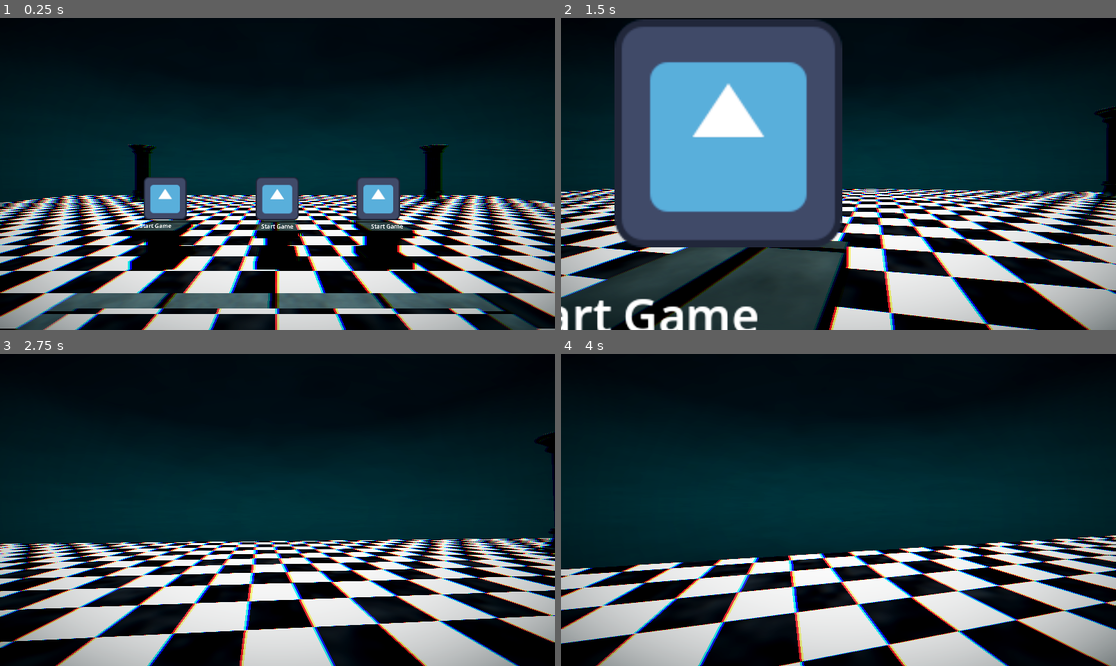
Above: before the commit, frames 1-4 (two rows, left to right).
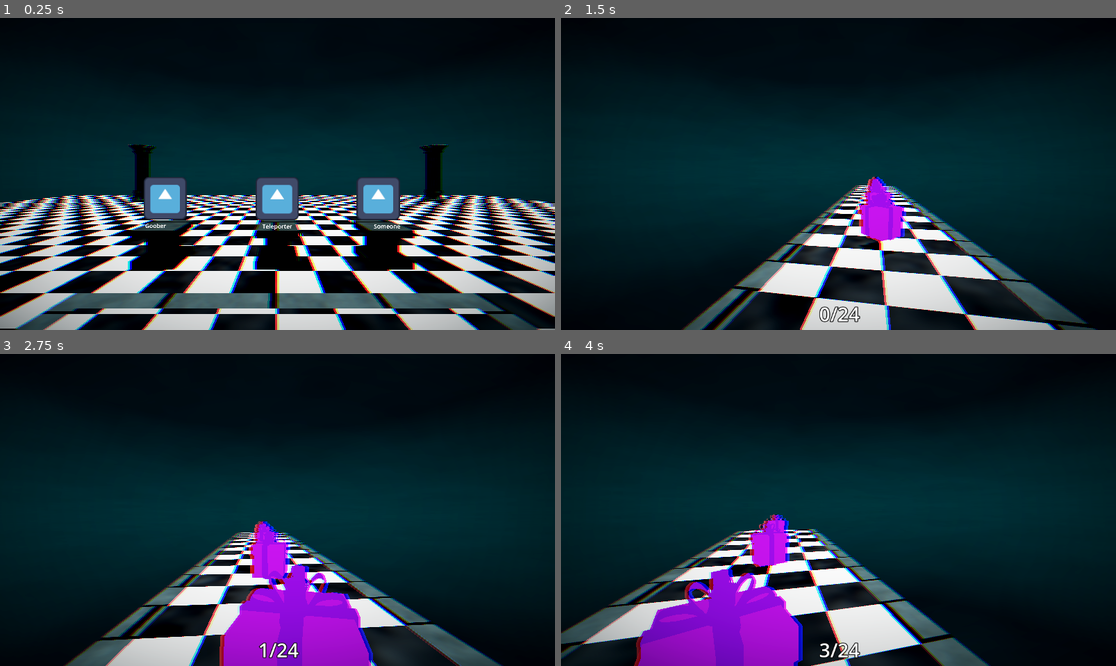
Above: after the commit, the same moments.

Repository: moonwavestudios/Voidscape
Game: Godot game, scene res://main.tscn
Two runs of this game, one before a commit and one after it. Both use one fixed random seed, a clock stepped at 60 frames per second and the inputs below. The engine's default icon, where the game draws it, is replaced by a stand-in: a white triangle on a blue panel in a dark square.
Inputs (mouse positions are in pixels of both pictures, inside the frame that each line leads up to):
- Up to frame 1 (0.25 s): no input
- Up to frame 2 (1.5 s): tap Enter (ui_accept) at 0.5, 0.77 s; move the mouse to (866, 174) at 0.52 s; hold Up (ui_up) from 0.53 s (still down); tap E (dash) at 0.6 s; tap F (interact) at 1.25, 1.35 s; move the mouse to (810, 174) at 1.27 s
- Up to frame 3 (2.75 s): keep holding Up (ui_up); tap Enter (ui_accept) at 1.52 s; tap F (interact) at 2 s; move the mouse to (288, 503) at 2.02 s; tap E (dash) at 2.1 s
- Up to frame 4 (4 s): keep holding Up (ui_up); move the mouse to (832, 516) at 2.77 s; tap F (interact) at 2.85 s; tap Enter (ui_accept) at 3.02, 3.77 s; move the mouse to (877, 513) at 3.52 s; tap E (dash) at 3.6 s

The runs differ from the first frame. In frame 1, 0.1% of the frame differs, in the area x 25-73%, y 65-68%; in frame 2, 59%, in the area x 0-100%, y 0-100%; in frame 3, 31%; in frame 4, 29%.
Error before the commit: Trying to return value of type "Dictionary" from a function whose return type is "Array". (res://scripts/active_modifiers.gd:59)

Commit message:
working on the bell

Diff:
--- a/scenes/threats/bell.tscn
+++ b/scenes/threats/bell.tscn
@@ -1,6 +1,14 @@
 [gd_scene format=3 uid="uid://dgkrf7gq1s8tp"]
 
 [ext_resource type="Texture2D" uid="uid://ebj54n3a0slk" path="res://icon.svg" id="1_n58qp"]
+
+[sub_resource type="GDScript" id="GDScript_n58qp"]
+script/source = "extends Area3D
+
+func _on_body_entered(body: Node3D) -> void:
+	if body.is_in_group(\"player\"):
+		print(\"touched\")
+"
 
 [sub_resource type="BoxShape3D" id="BoxShape3D_n58qp"]
 
@@ -11,6 +19,9 @@
 texture = ExtResource("1_n58qp")
 
 [node name="Area3D" type="Area3D" parent="." unique_id=361147267]
+script = SubResource("GDScript_n58qp")
 
 [node name="CollisionShape3D" type="CollisionShape3D" parent="Area3D" unique_id=263073966]
 shape = SubResource("BoxShape3D_n58qp")
+
+[connection signal="body_entered" from="Area3D" to="Area3D" method="_on_body_entered"]
--- a/scripts/active_modifiers.gd
+++ b/scripts/active_modifiers.gd
@@ -40,7 +40,7 @@
 	}
 }
 
-func get_random_options(modifier_type: String, count: int = 3) -> Array:
+func get_random_options(modifier_type: String, count: int = 3):
 	if not all_modifiers.has(modifier_type):
 		return []
 	var pool = all_modifiers[modifier_type].duplicate()
